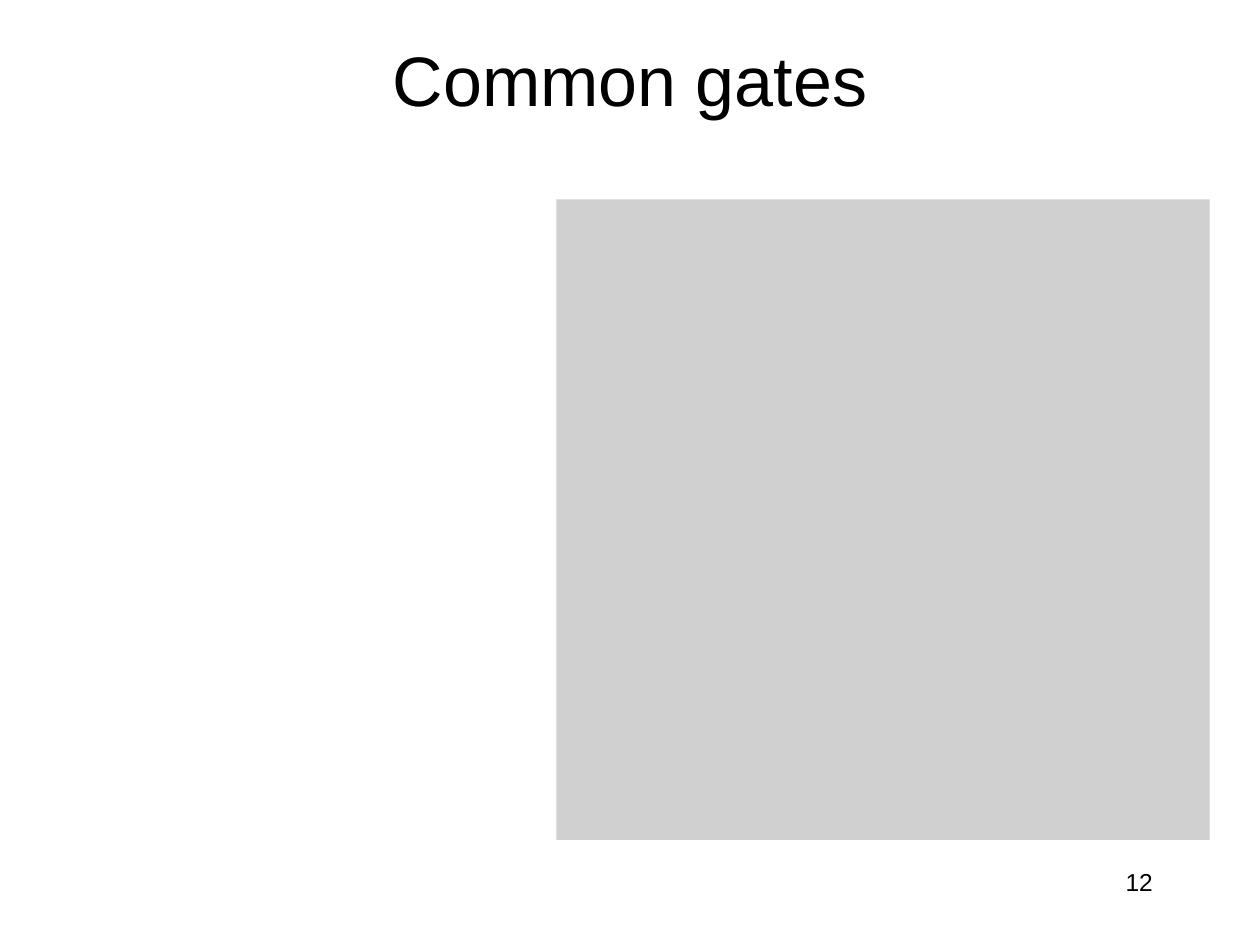
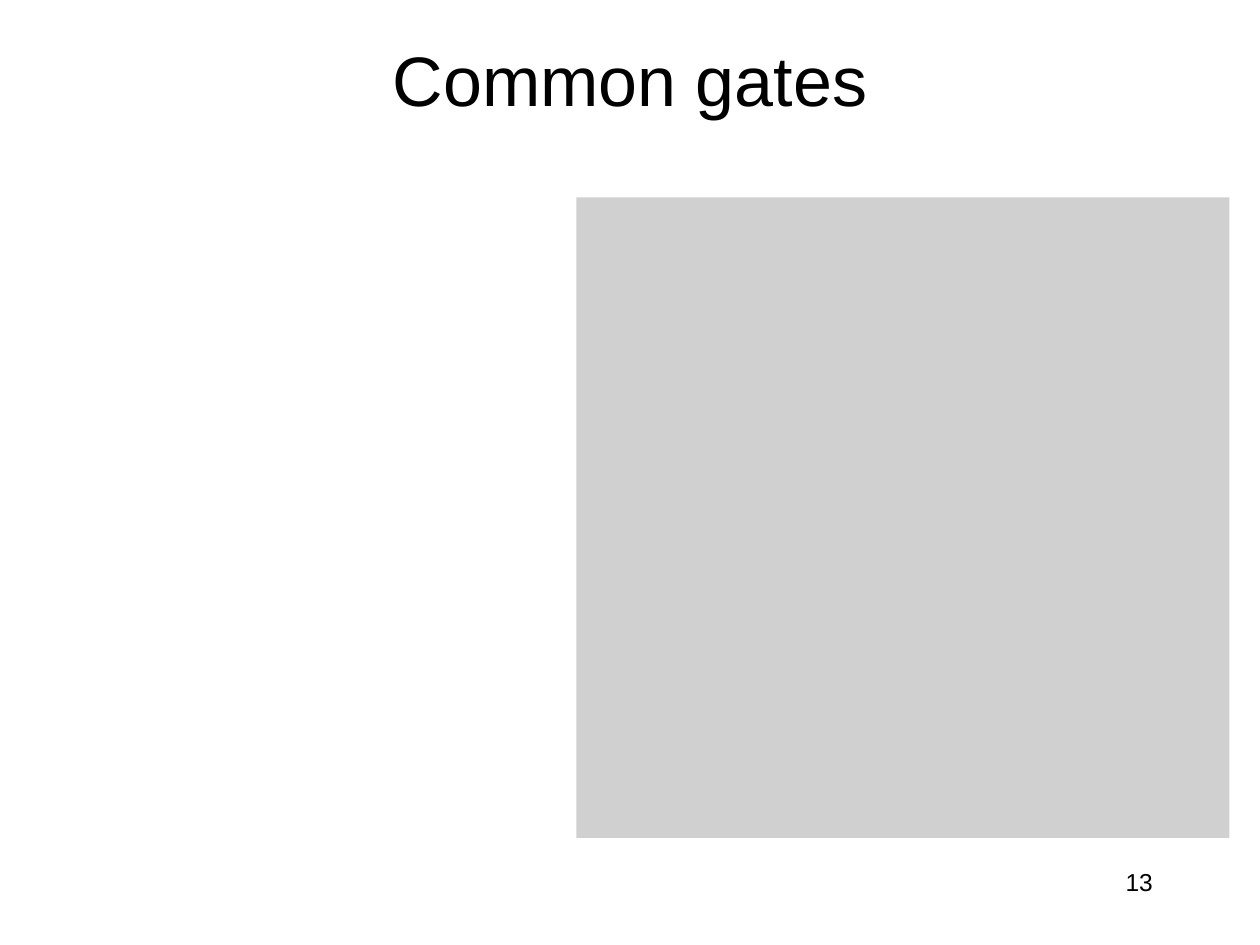
Before and after one commit to jlmucb/class_notes, a slide deck: slide 13 of BerkeleyClass/CS290Spring2013/Lectures/QC.pptx (slide 12 before the commit). Drawn at 1260x945 pixels with LibreOffice and Linux fonts; fonts in the diff are those of the drawing; grey boxes stand for pictures. Boxes give left, top, right and bottom in pixels: in the first picture for what was removed or moved away, otherwise in the second. Text is boxed around its words. In the diff, an @@ line names an element or a change of style, - is before the commit and + after.

```diff
--- a/BerkeleyClass/CS290Spring2013/Lectures/QC.pptx
+++ b/BerkeleyClass/CS290Spring2013/Lectures/QC.pptx
@@ picture: place and size @@
-picture at bbox=[557, 199, 1210, 839]
+picture at bbox=[577, 198, 1230, 838]
@@ page number at bbox=[1126, 874, 1153, 892]: text changed @@
-12
+13
```
Also in this commit, not shown: 5 other slides changed, 3 slides added.
